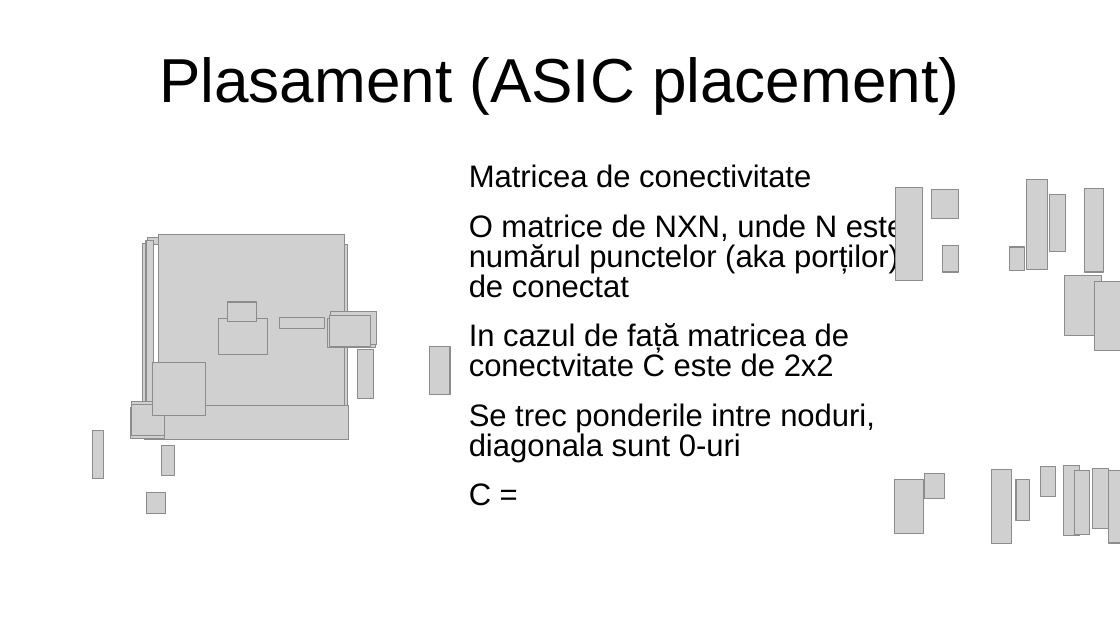
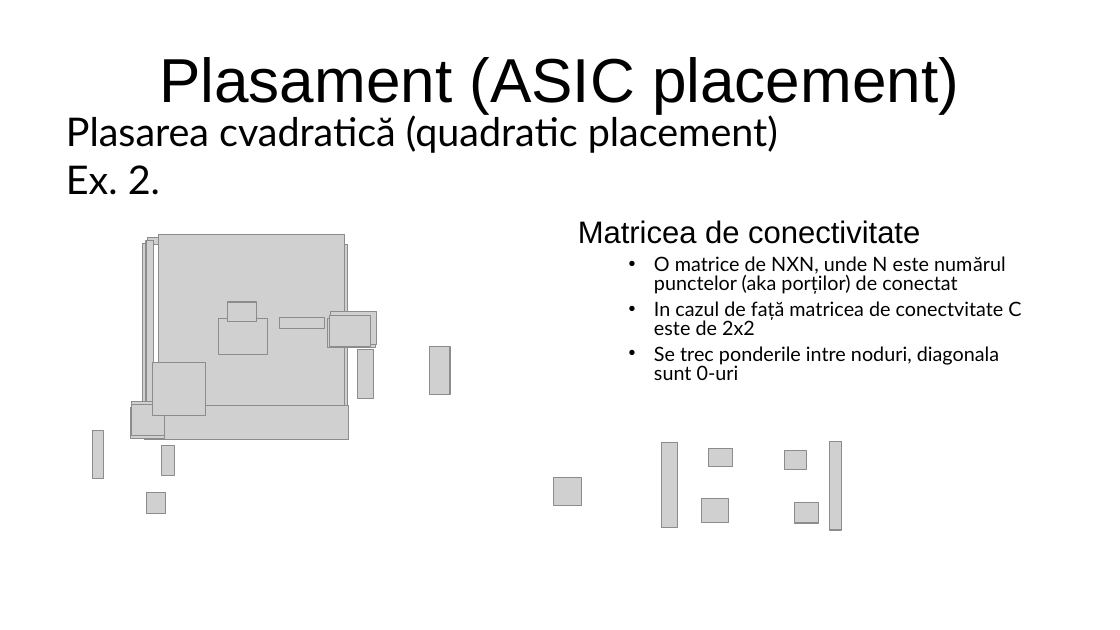
Before and after one commit to botondkirei/Suport_HDL, a slide deck: slide 18 of Curs_5_Plasarea/Placement.odp (slide 12 before the commit). Drawn at 1120x630 pixels with LibreOffice and Linux fonts; fonts in the diff are those of the drawing; grey boxes stand for pictures; background and template pictures are left out. Boxes give left, top, right and bottom in pixels: in the first picture for what was removed or moved away, otherwise in the second. Text is boxed around its words. In the diff, an @@ line names an element or a change of style, - is before the commit and + after.

```diff
--- a/Curs_5_Plasarea/Placement.odp
+++ b/Curs_5_Plasarea/Placement.odp
@@ text added at <box>66,112,778,195</box>, 28 pt, text #000000 @@
+Plasarea cvadratică (quadratic placement)
+Ex. 2.
@@ text "Matricea de conectivitate": place and size @@
-text "Matricea de conectivitate" at <box>469,164,905,506</box>
+text "Matricea de conectivitate" at <box>578,220,1021,380</box>
@@ text at <box>654,256,1021,380</box>: size 22 to 14 pt, font Arial to Lato in "O matrice de NXN, unde N este ...", "In cazul de față matricea de conectvitate ...", "Se trec ponderile intre noduri, diagonala sunt ..."; bullet none to •; list level 1 to 2 in "O matrice de NXN, unde ..."; list level 1 to 2 in "In cazul de față matricea ..."; list level 1 to 2 in "Se trec ponderile intre noduri, ..." @@
@@ group removed at <box>1050,189,1120,351</box>: 4 pictures @@
@@ picture: place and size @@
-picture at <box>943,246,959,272</box>
+picture at <box>663,442,679,527</box>
@@ picture: place and size @@
-picture at <box>896,187,923,281</box>
+picture at <box>708,448,733,466</box>
@@ picture: place and size @@
-picture at <box>925,474,944,498</box>
+picture at <box>830,441,843,530</box>
@@ picture: place and size @@
-picture at <box>932,189,958,219</box>
+picture at <box>554,478,581,505</box>
@@ picture: place and size @@
-picture at <box>1028,180,1049,269</box>
+picture at <box>785,451,807,471</box>
@@ group removed at <box>992,465,1120,544</box>: 7 pictures @@
@@ text at <box>469,483,491,506</box>: paragraph removed @@
-C =
@@ picture: place and size @@
-picture at <box>1010,247,1025,270</box>
+picture at <box>702,499,730,522</box>
@@ picture: place and size @@
-picture at <box>894,480,924,535</box>
+picture at <box>795,503,819,523</box>
```
Also in this commit, not shown: 7 other slides changed, 8 slides added, 1 slide removed, 1 other file.
